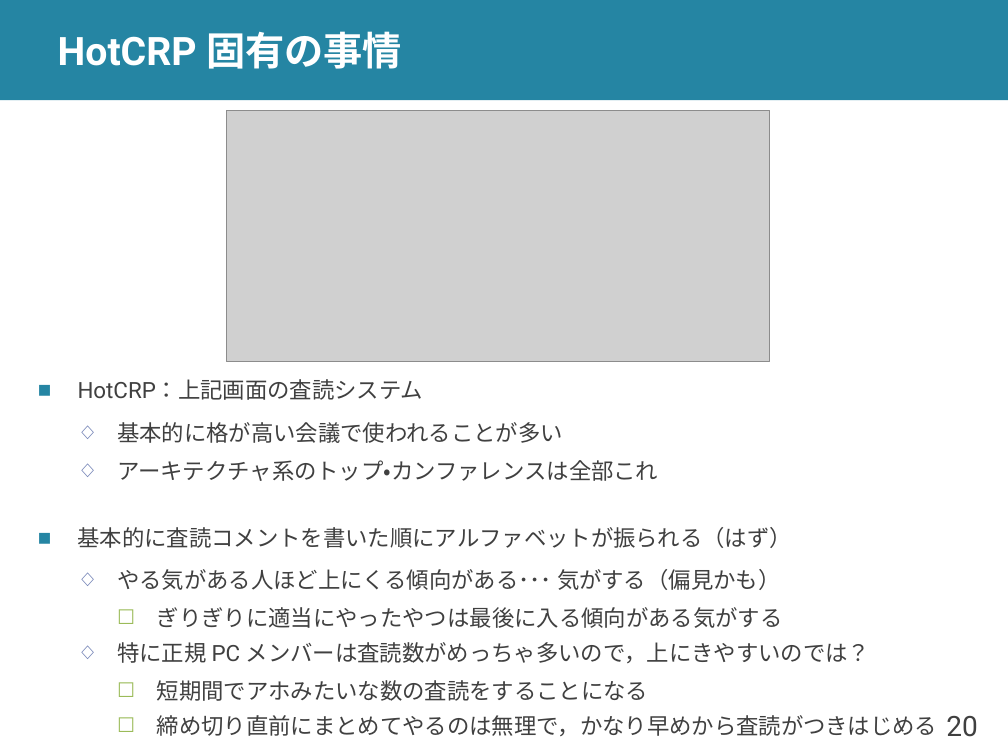
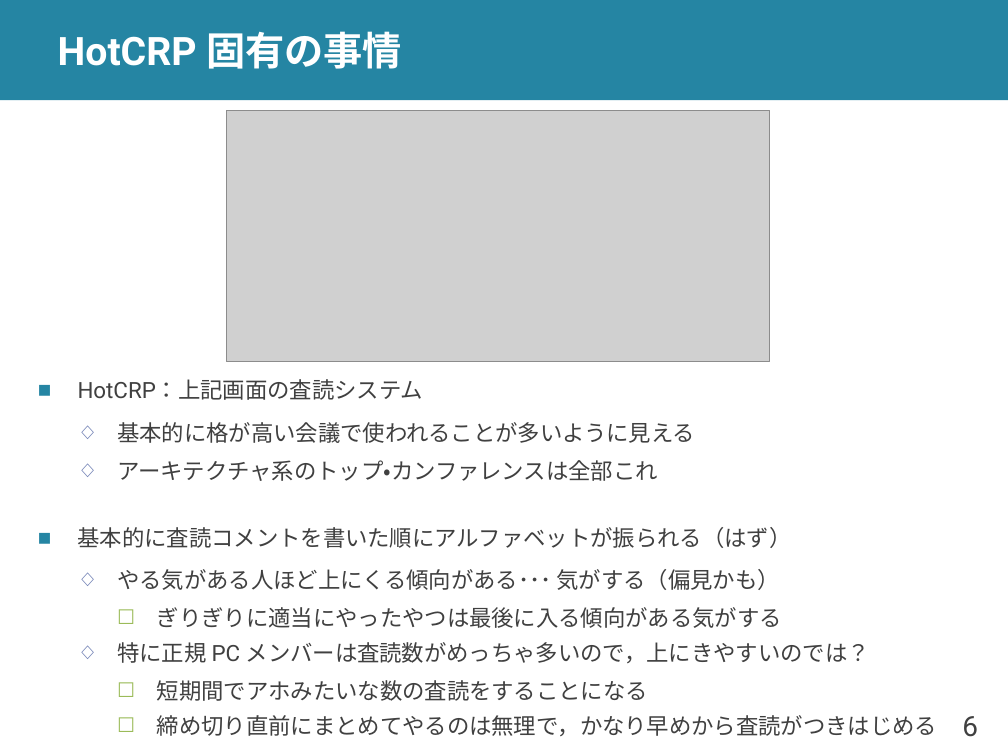
Before and after one commit to shioya-lab/how-to, a slide deck: slide 6 of rebuttal.pptx (slide 20 before the commit). Drawn at 1008x756 pixels with LibreOffice and Linux fonts; fonts in the diff are those of the drawing; grey boxes stand for pictures. Boxes give left, top, right and bottom in pixels: in the first picture for what was removed or moved away, otherwise in the second. Text is boxed around its words. In the diff, an @@ line names an element or a change of style, - is before the commit and + after.

```diff
--- a/rebuttal.pptx
+++ b/rebuttal.pptx
@@ text at [117, 422, 695, 443]: text changed @@
-  ◇ 基本的に格が高い会議で使われることが多い
+  ◇ 基本的に格が高い会議で使われることが多いように見える
@@ page number at [962, 716, 978, 737]: text changed @@
-20
+6
```
Also in this commit, not shown: 13 other slides changed, 2 other files.
